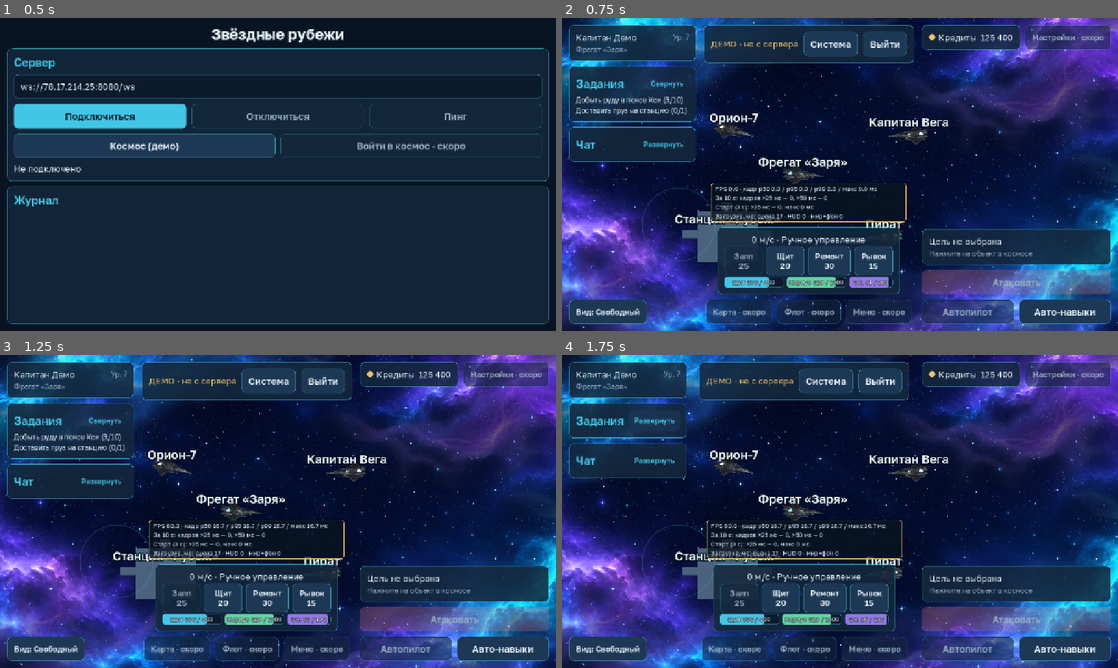
Above: before the commit, frames 1-4 (two rows, left to right).
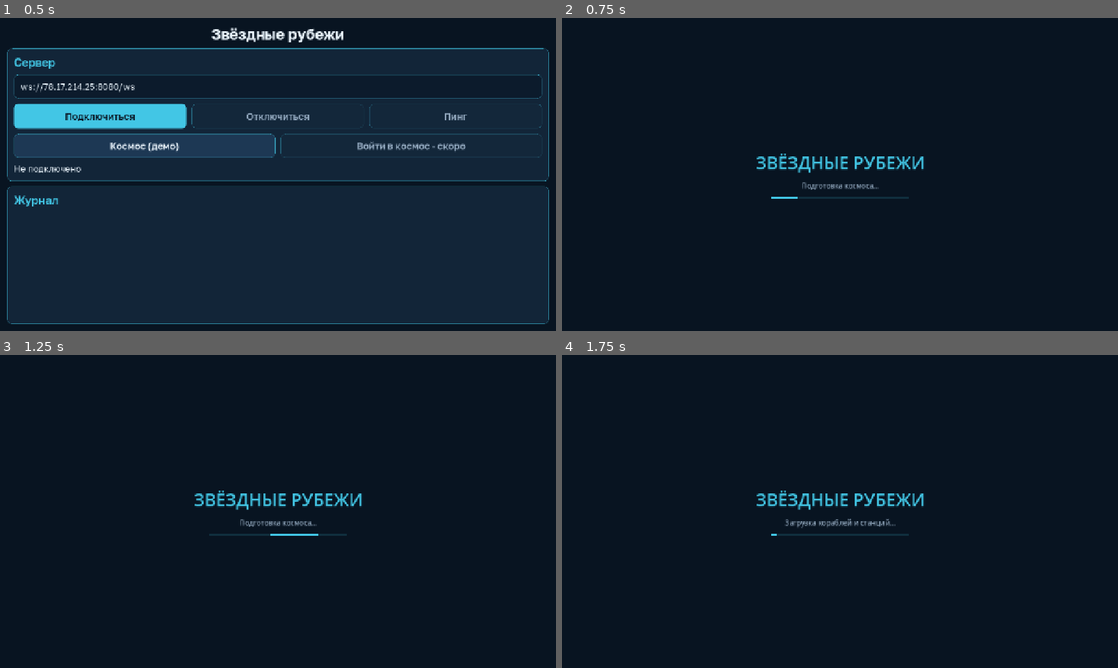
Above: after the commit, the same moments.

Repository: maillunex-lang/CosmocRPG
Game: Godot game, scene res://scenes/connect.tscn
Two runs of this game, one before a commit and one after it. Both use one fixed random seed, a clock stepped at 60 frames per second and the inputs below.
Inputs:
- Up to frame 1 (0.5 s): no input
- Up to frame 2 (0.75 s): click "Космос (демо)" at 0.5 s
- Up to frame 3 (1.25 s): no input
- Up to frame 4 (1.75 s): click "Свернуть" at 1.25 s

Frame 1 is identical in both runs. In frame 2, 74% of the frame differs, in the area x 0-100%, y 0-100%; in frame 3, 74%; in frame 4, 73%.

Commit message:
Экран подготовки космоса с реальным прогревом сцены
Co-Authored-By: Claude Sonnet 5.5 <noreply@anthropic.com>
Claude-Session: https://claude.ai/code/session_01Mco3UQWtYVEpxtMUn7wM55

Diff:
--- a/client/scripts/space/space_screen.gd
+++ b/client/scripts/space/space_screen.gd
@@ -14,6 +14,7 @@
 const FrameStats := preload("res://ui/debug/frame_stats.gd")
 const CameraConfig := preload("res://ui/camera/space_camera_config.gd")
 const CameraGestures := preload("res://ui/camera/camera_gestures.gd")
+const LoadingOverlay := preload("res://ui/loading_overlay.gd")
 
 signal exit_requested
 
@@ -66,6 +67,7 @@
 	stats = FrameStats.new()
 	add_child(stats)
 	stats.attach_to(_hud.get_node("%DebugSlot"))
+	var show_loading := Session.opened_msec >= 0   # только при настоящем входе в мир (в тестах экрана загрузки нет)
 	if Session.opened_msec >= 0:
 		# от нажатия кнопки до начала _ready: загрузка и создание сцены, HUD и текстур
 		stats.mark("сцена", float(t_ready - Session.opened_msec))
@@ -100,6 +102,10 @@
 	var t_state := Time.get_ticks_msec()
 	_on_state(gateway.snapshot())
 	stats.mark("мир+фон", float(Time.get_ticks_msec() - t_state))
+	if show_loading:
+		var ov := LoadingOverlay.new()
+		add_child(ov)
+		ov.finished.connect(func(sec: float) -> void: stats.mark("прогрев", sec * 1000.0))
 
 
 func _process(delta: float) -> void:
--- /dev/null
+++ b/client/tests/loading_overlay_test.gd
@@ -0,0 +1,37 @@
+extends SceneTree
+## Экран подготовки: закрывается только по ровным кадрам, не раньше минимума и не позже максимума.
+const Overlay := preload("res://ui/loading_overlay.gd")
+var _f := 0
+func _c(ok: bool, n: String) -> void:
+	print("PASS  " if ok else "FAIL  ", n)
+	if not ok:
+		_f += 1
+func _initialize() -> void:
+	_run.call_deferred()
+func _run() -> void:
+	# ровные кадры: закрывается после минимума
+	var a := Overlay.new()
+	root.add_child(a)
+	await process_frame
+	for i in 60:
+		a._process(1.0 / 60.0)
+	_c(not a.is_done(), "до минимального времени (%.1f с) не закрывается" % Overlay.MIN_TIME)
+	for i in 30:
+		a._process(1.0 / 60.0)
+	_c(a.is_done(), "после минимума и ровных кадров закрывается")
+	var a_filter: int = a._root.mouse_filter
+	# рваные кадры: держится до максимума
+	var b := Overlay.new()
+	root.add_child(b)
+	await process_frame
+	for i in 100:
+		b._process(0.1)
+	_c(b._t >= 5.0 and b.is_done(), "при рваных кадрах закрывается по максимуму")
+	var c := Overlay.new()
+	root.add_child(c)
+	await process_frame
+	for i in 40:
+		c._process(0.1)   # 4 с рваных кадров
+	_c(not c.is_done(), "рваные кадры не позволяют закрыться раньше максимума")
+	_c(a_filter == Control.MOUSE_FILTER_IGNORE and c._root.mouse_filter == Control.MOUSE_FILTER_STOP, "пока идёт подготовка, касания в мир не проходят")
+	quit(1 if _f > 0 else 0)
--- /dev/null
+++ b/client/ui/loading_overlay.gd
@@ -0,0 +1,107 @@
+extends CanvasLayer
+## Экран «Подготовка космоса»: закрывает первые секунды после входа в мир, пока сцена прогревается
+## (компиляция шейдеров и конвейеров, загрузка моделей и текстур). Игра при этом уже запущена и
+## рисует мир под экраном, поэтому микрозаморозки происходят за ним.
+## Закрывается по факту: когда кадры стали ровными (все последние кадры быстрее порога),
+## но не раньше минимального времени и не позже максимального. Ничего не имитирует: время
+## определяется реальной стабильностью кадров.
+
+const Tokens := preload("res://ui/theme/tokens.gd")
+
+signal finished(seconds: float)
+
+const MIN_TIME := 1.2          # не показывать мельком
+const MAX_TIME := 5.0          # не держать дольше, даже если кадры неровные
+const STABLE_FRAMES := 24      # столько подряд ровных кадров нужно для завершения
+const STABLE_DT := 0.034       # «ровный» кадр: быстрее 34 мс
+const FADE := 0.25
+const STATUSES: Array[String] = [
+	"Подготовка космоса…",
+	"Загрузка кораблей и станций…",
+	"Подготовка графики…",
+	"Калибровка камеры…",
+]
+
+var _root: Control
+var _bar: ColorRect
+var _status: Label
+var _t := 0.0
+var _stable := 0
+var _done := false
+var _fade := 0.0
+
+
+func _ready() -> void:
+	layer = 100
+	_root = Control.new()
+	_root.set_anchors_preset(Control.PRESET_FULL_RECT)
+	_root.mouse_filter = Control.MOUSE_FILTER_STOP   # касания не проходят в мир, пока идёт подготовка
+	add_child(_root)
+	var bg := ColorRect.new()
+	bg.color = Tokens.BG
+	bg.set_anchors_preset(Control.PRESET_FULL_RECT)
+	bg.mouse_filter = Control.MOUSE_FILTER_IGNORE
+	_root.add_child(bg)
+	var box := VBoxContainer.new()
+	box.set_anchors_preset(Control.PRESET_CENTER)
+	box.grow_horizontal = Control.GROW_DIRECTION_BOTH
+	box.grow_vertical = Control.GROW_DIRECTION_BOTH
+	box.alignment = BoxContainer.ALIGNMENT_CENTER
+	box.add_theme_constant_override("separation", 14)
+	box.mouse_filter = Control.MOUSE_FILTER_IGNORE
+	_root.add_child(box)
+	var title := Label.new()
+	title.text = "ЗВЁЗДНЫЕ РУБЕЖИ"
+	title.horizontal_alignment = HORIZONTAL_ALIGNMENT_CENTER
+	title.add_theme_font_size_override("font_size", 40)
+	title.add_theme_color_override("font_color", Tokens.ACCENT)
+	box.add_child(title)
+	_status = Label.new()
+	_status.horizontal_alignment = HORIZONTAL_ALIGNMENT_CENTER
+	_status.add_theme_color_override("font_color", Tokens.TEXT_MUTED)
+	box.add_child(_status)
+	var track := Control.new()
+	track.custom_minimum_size = Vector2(320, 4)
+	track.size_flags_horizontal = Control.SIZE_SHRINK_CENTER
+	track.mouse_filter = Control.MOUSE_FILTER_IGNORE
+	track.clip_contents = true
+	var tbg := ColorRect.new()
+	tbg.color = Color(Tokens.ACCENT, 0.15)
+	tbg.set_anchors_preset(Control.PRESET_FULL_RECT)
+	tbg.mouse_filter = Control.MOUSE_FILTER_IGNORE
+	track.add_child(tbg)
+	_bar = ColorRect.new()
+	_bar.color = Tokens.ACCENT
+	_bar.size = Vector2(110, 4)
+	_bar.mouse_filter = Control.MOUSE_FILTER_IGNORE
+	track.add_child(_bar)
+	box.add_child(track)
+	_update_visuals()
+
+
+func _process(delta: float) -> void:
+	if _root == null:
+		return
+	if _done:
+		_fade += delta
+		_root.modulate.a = clampf(1.0 - _fade / FADE, 0.0, 1.0)
+		if _fade >= FADE:
+			queue_free()
+		return
+	_t += delta
+	_stable = _stable + 1 if delta < STABLE_DT else 0
+	_update_visuals()
+	if _t >= MAX_TIME or (_t >= MIN_TIME and _stable >= STABLE_FRAMES):
+		_done = true
+		_root.mouse_filter = Control.MOUSE_FILTER_IGNORE
+		finished.emit(_t)
+
+
+func _update_visuals() -> void:
+	_status.text = STATUSES[int(_t / 0.7) % STATUSES.size()]
+	var travel := 320.0 + 110.0
+	_bar.position.x = fposmod(_t * 380.0, travel) - 110.0
+
+
+func is_done() -> bool:
+	return _done
Not shown, changed: docs/ui/UI_CHANGELOG.md
Not shown, changed: tools/test_client.sh
